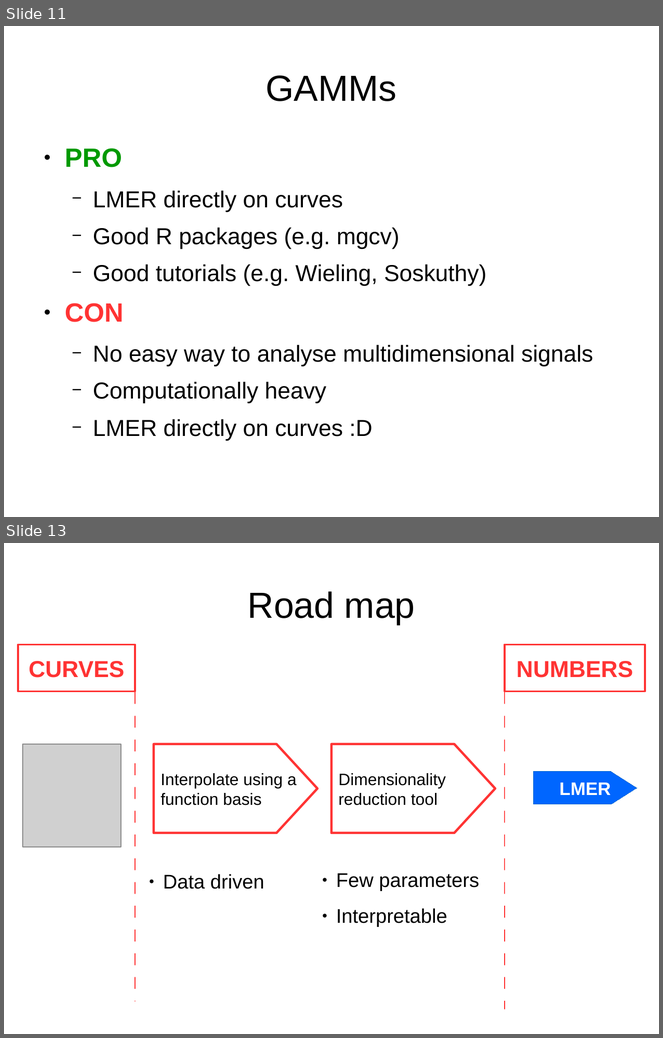
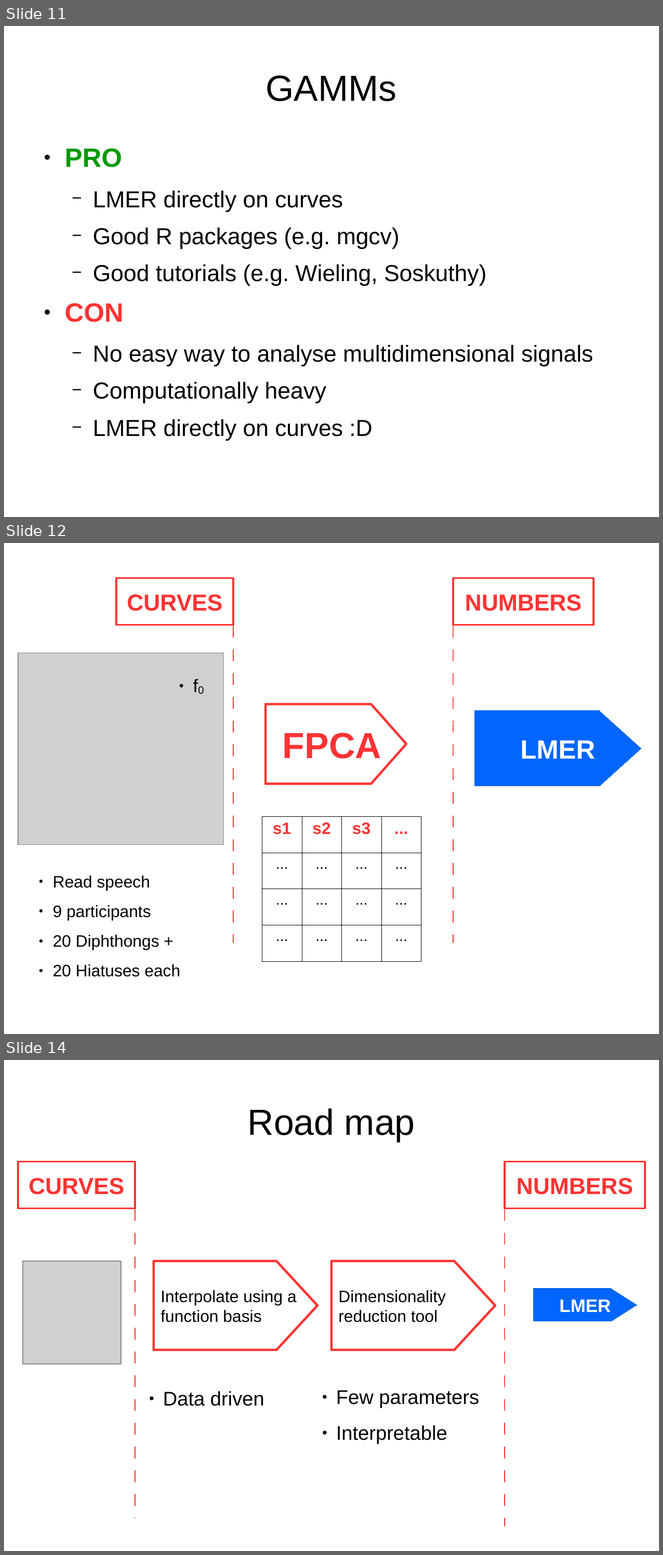
Before and after one commit to uasolo/FPCA-phonetics-workshop, a slide deck: presentations/FPCA-phonetics.odp. Shown one above the other, each under a label of ours: slides 11 and 13 before the commit, slides 11, 12 and 14 after it; the slides between them are not shown. The pictures are 663x1038 and 663x1555 pixels, drawn with LibreOffice and Linux fonts; fonts in the diff are those of the drawing; grey boxes stand for pictures. Boxes give left, top, right and bottom in pixels: in the first picture for what was removed or moved away, otherwise in the second. Text is boxed around its words. In the diff, an @@ line names an element or a change of style, - is before the commit and + after.

```diff
--- a/presentations/FPCA-phonetics.odp
+++ b/presentations/FPCA-phonetics.odp
@@ slide 12 added at (x1=4, y1=543, x2=659, y2=1034), background #FFFFFF @@
@@ rectangle added at (x1=116, y1=578, x2=233, y2=625), outline #FF3333 2.3 pt, 28 pt, text #FF3333, bold @@
+CURVES
@@ line added from (233, 578) to (233, 943), #FF3333 0.99 pt @@
@@ line added from (453, 578) to (453, 943), #FF3333 0.99 pt @@
@@ rectangle added at (x1=453, y1=578, x2=594, y2=625), outline #FF3333 2.3 pt, 28 pt, text #FF3333, bold @@
+NUMBERS
@@ picture added at (x1=18, y1=653, x2=224, y2=845) @@
@@ text added at (x1=174, y1=661, x2=210, y2=706), 22 pt, text #000000 @@
+● f0
@@ freeform shape added at (x1=266, y1=704, x2=406, y2=784), fill #FFFFFF, outline #FF3333 2.83 pt, 44 pt, text #FF3333, bold @@
+FPCA
@@ freeform shape added at (x1=475, y1=711, x2=642, y2=787), fill #0066FF, outline #0066CC 0 pt, 32 pt, text #FFFFFF, bold @@
+LMER
@@ table added at (x1=262, y1=817, x2=422, y2=962), 4 rows, 4 columns @@
+s1 | s2 | s3 | ...
+... | ... | ... | ...
+... | ... | ... | ...
+... | ... | ... | ...
@@ text added at (x1=53, y1=876, x2=180, y2=977), 20 pt, text #000000 @@
+● Read speech
+● 9 participants
+● 20 Diphthongs +
+● 20 Hiatuses each
@@ what was slide 13 is now slide 14 @@
```
Also in this commit, not shown: 7 slides changed, 2 other slides added, 2 slides removed, 1 other file.
